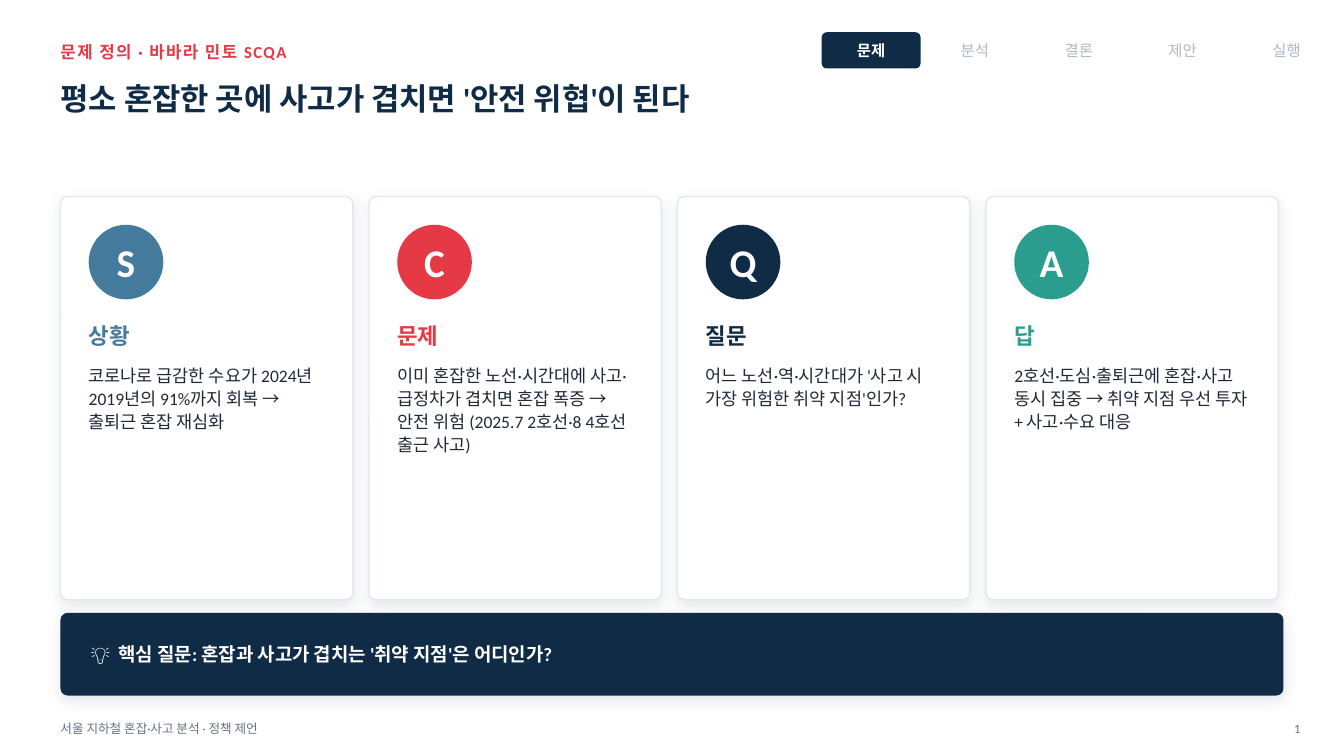
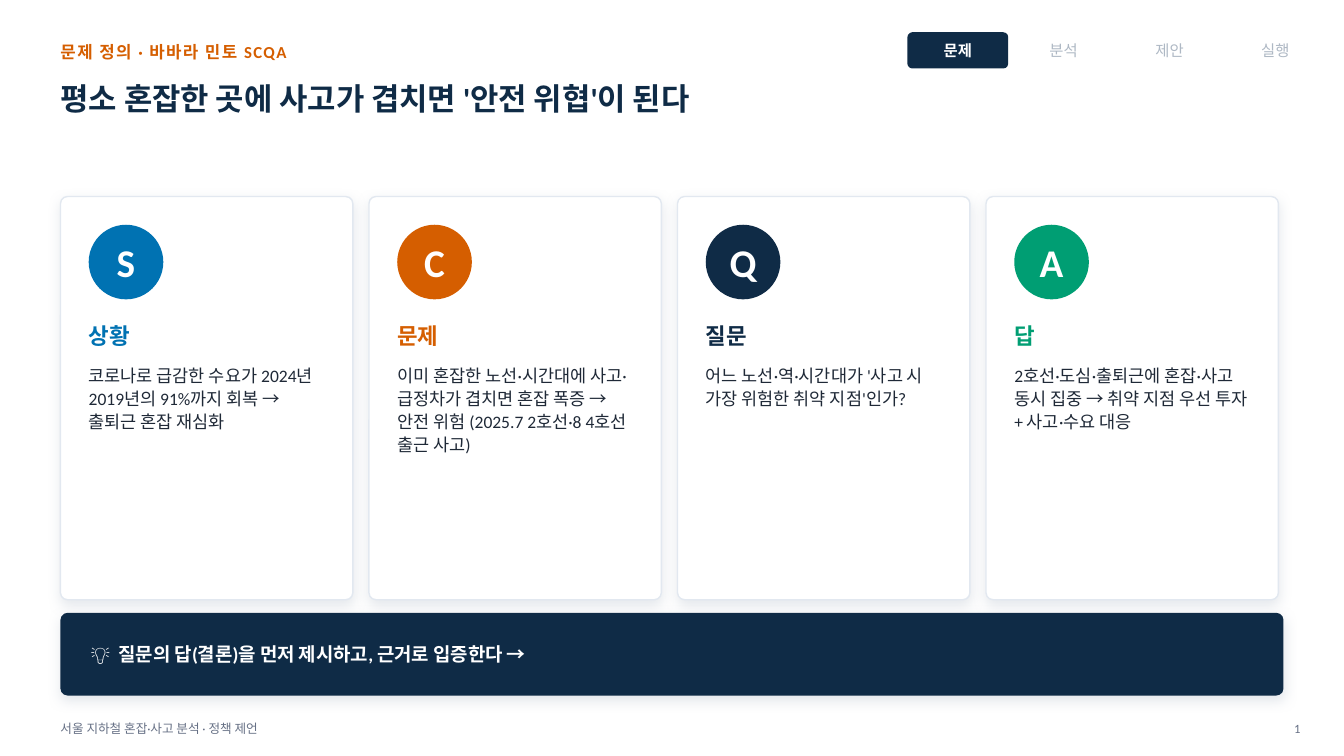
Before and after one commit to yuneunmi814-cmyk/data-analysis-mini-project, a slide deck: slide 2 of 발표장표_지하철혼잡.pptx. Drawn at 1344x756 pixels with LibreOffice and Linux fonts; fonts in the diff are those of the drawing. Boxes give left, top, right and bottom in pixels: in the first picture for what was removed or moved away, otherwise in the second. Text is boxed around its words. In the diff, an @@ line names an element or a change of style, - is before the commit and + after.

```diff
--- a/발표장표_지하철혼잡.pptx
+++ b/발표장표_지하철혼잡.pptx
@@ text "문제 정의 · 바바라 민토 ..." at bbox=[60, 44, 286, 60]: text colour #E63946 to #D55E00 @@
@@ 2 texts, 1 rounded rectangle: place and size @@
-2 texts, 1 rounded rectangle at bbox=[822, 32, 989, 69]
+2 texts, 1 rounded rectangle at bbox=[907, 32, 1077, 69]
@@ text removed at bbox=[1065, 43, 1093, 57] @@
-결론
@@ text "제안": place and size @@
-text "제안" at bbox=[1168, 43, 1196, 57]
+text "제안" at bbox=[1155, 43, 1183, 57]
@@ text "실행": place and size @@
-text "실행" at bbox=[1272, 43, 1300, 57]
+text "실행" at bbox=[1261, 43, 1289, 57]
@@ ellipse at bbox=[89, 225, 163, 299]: fill #457B9D to #0072B2 @@
@@ ellipse at bbox=[397, 225, 472, 299]: fill #E63946 to #D55E00 @@
@@ ellipse at bbox=[1014, 225, 1089, 299]: fill #2A9D8F to #009E73 @@
@@ text "상황" at bbox=[89, 325, 130, 346]: text colour #457B9D to #0072B2 @@
@@ text "문제" at bbox=[397, 325, 438, 346]: text colour #E63946 to #D55E00 @@
@@ text "답" at bbox=[1014, 325, 1035, 346]: text colour #2A9D8F to #009E73 @@
@@ text at bbox=[119, 645, 502, 664]: text changed @@
-💡 핵심 질문: 혼잡과 사고가 겹치는 '취약 지점'은 어디인가?
+💡 질문의 답(결론)을 먼저 제시하고, 근거로 입증한다 →
```
Also in this commit, not shown: 13 other slides changed, 2 slides added, 1 slide removed, 20 other files.
